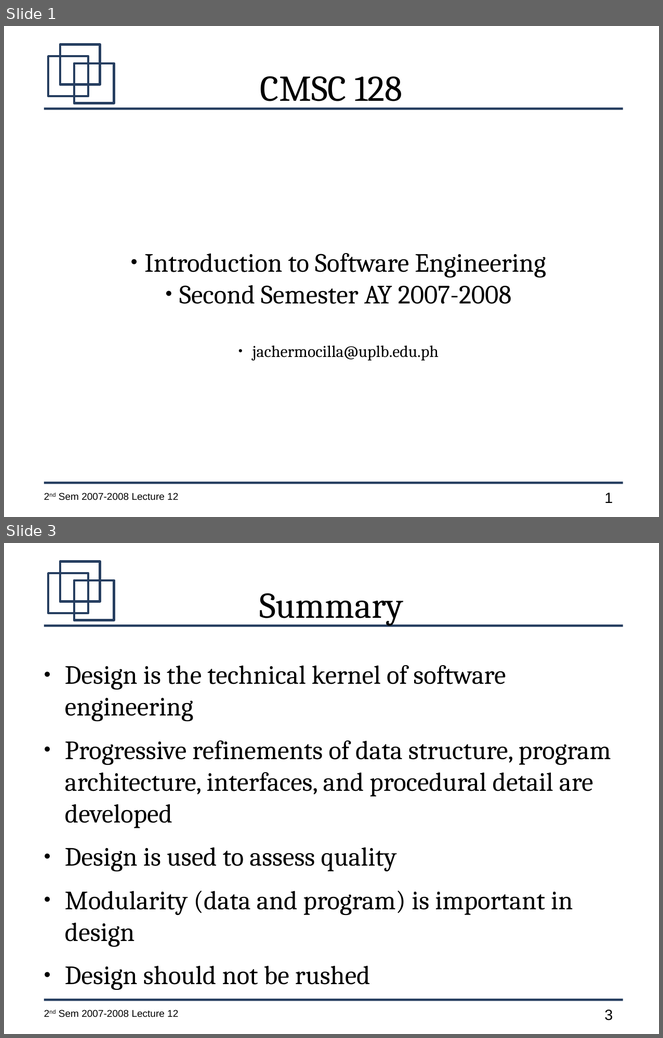
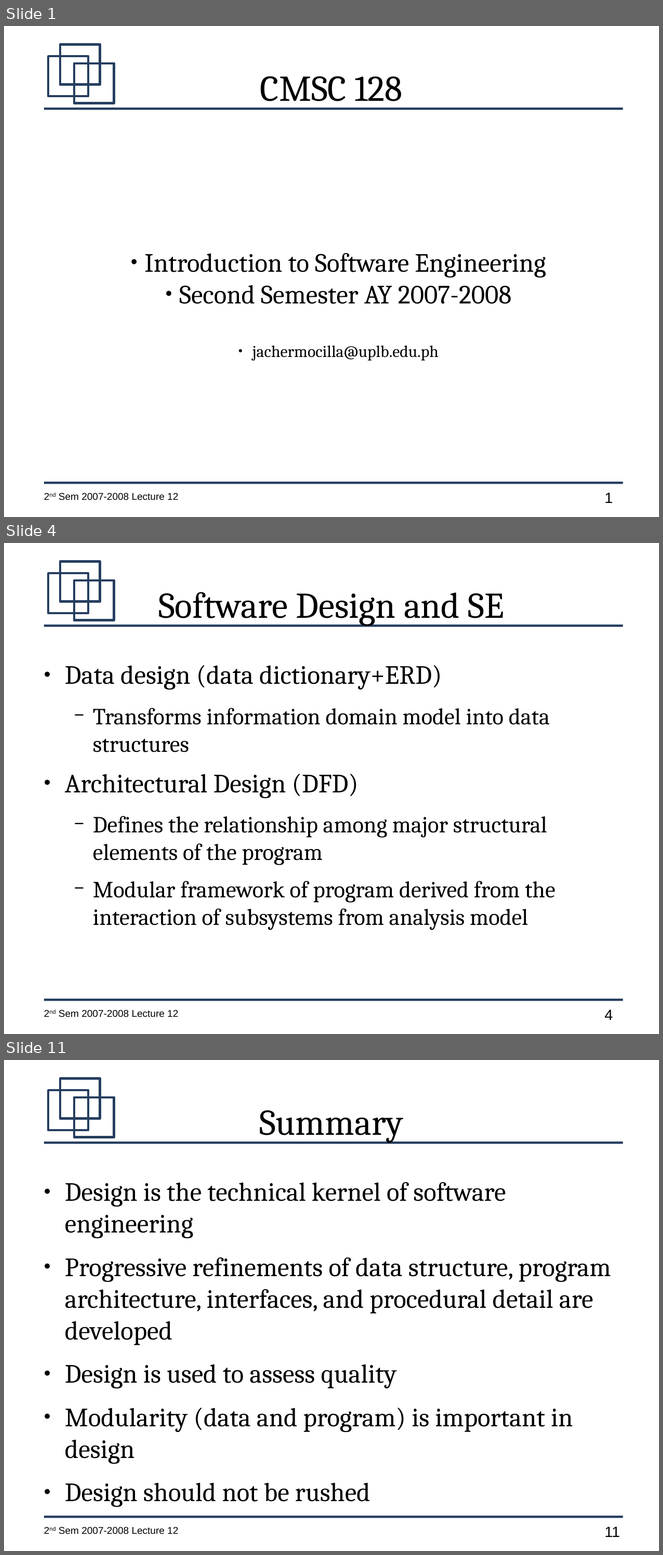
Before and after one commit to jachermocilla/jach-homepage, a slide deck: CMSC128-2nd-Sem-2007-L13.odp. Shown one above the other, each under a label of ours: slides 1 and 3 before the commit, slides 1, 4 and 11 after it; the slides between them are not shown. The pictures are 663x1038 and 663x1555 pixels, drawn with LibreOffice and Linux fonts; fonts in the diff are those of the drawing. Boxes give left, top, right and bottom in pixels: in the first picture for what was removed or moved away, otherwise in the second. Text is boxed around its words. In the diff, an @@ line names an element or a change of style, - is before the commit and + after.

```diff
--- a/CMSC128-2nd-Sem-2007-L13.odp
+++ b/CMSC128-2nd-Sem-2007-L13.odp
@@ slide 4 added at (x1=4, y1=543, x2=659, y2=1034), background #FFFFFF; not listed: 7 template elements that a slide beside it also shows @@
@@ title added at (x1=158, y1=592, x2=504, y2=626), 44 pt, text #000000 @@
+Software Design and SE
@@ text added at (x1=65, y1=665, x2=556, y2=930), 28 pt, text #000000 @@
+● Data design (data dictionary+ERD)
+  − Transforms information domain model into data structures
+● Architectural Design (DFD)
+  − Defines the relationship among major structural elements of the program
+  − Modular framework of program derived from the interaction of subsystems from analysis model
@@ what was slide 3 is now slide 11 @@
@@ page number at (x1=605, y1=1527, x2=620, y2=1537): text changed @@
-3
+11
```
Also in this commit, not shown: 8 other slides added, 1 slide removed.
